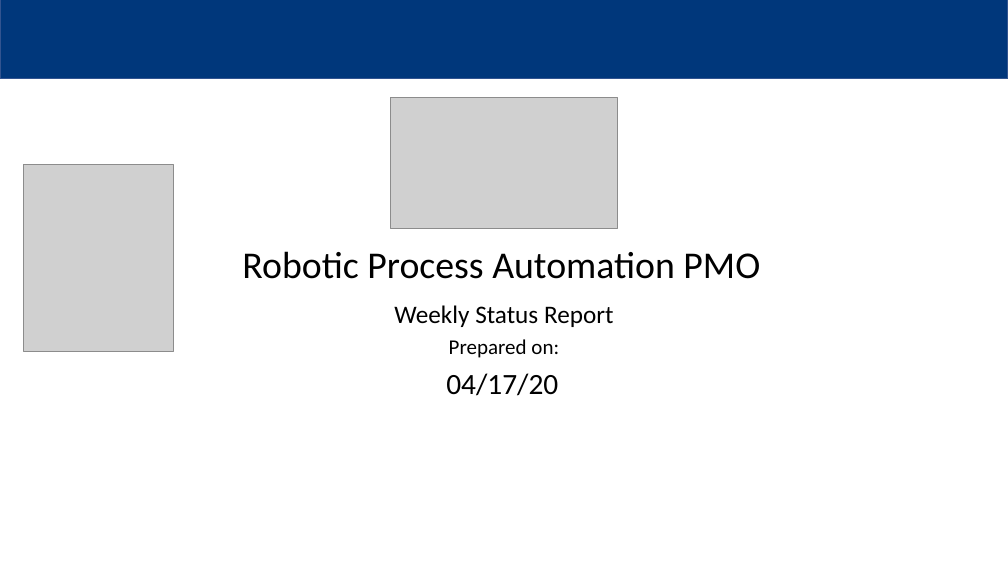
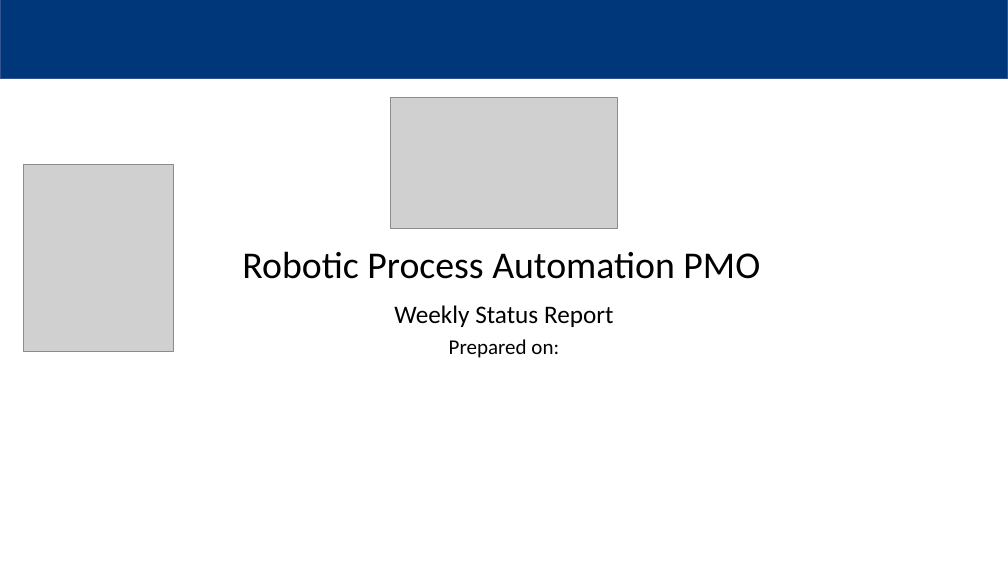
Before and after one commit to MindPetalSoftwareSolutions/VerticalApps_PMO-Bot, a slide deck: slide 1 of Data/Input/Robotic Process Automation PMO.pptx. Drawn at 1008x567 pixels with LibreOffice and Linux fonts; fonts in the diff are those of the drawing; grey boxes stand for pictures. Boxes give left, top, right and bottom in pixels: in the first picture for what was removed or moved away, otherwise in the second. Text is boxed around its words. In the diff, an @@ line names an element or a change of style, - is before the commit and + after.

```diff
--- a/Data/Input/Robotic Process Automation PMO.pptx
+++ b/Data/Input/Robotic Process Automation PMO.pptx
@@ text removed at (446,373,558,396) @@
-04/17/20
```
Also in this commit, not shown: 2 other slides changed.
